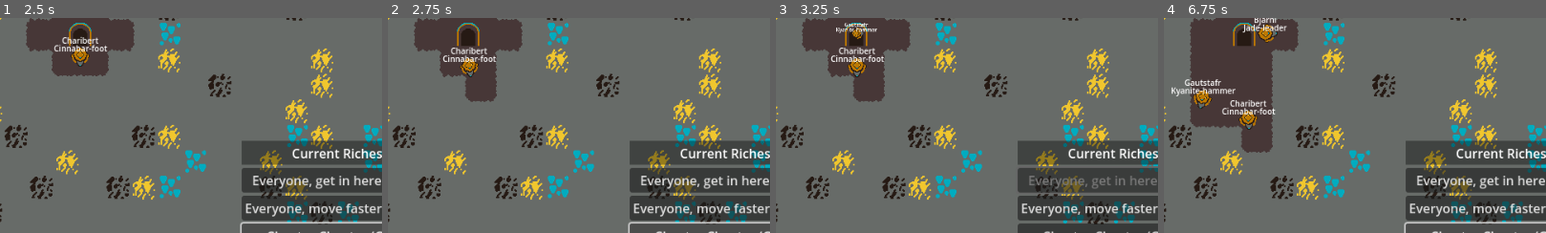
Above: before the commit, frames 1-4 (left to right).
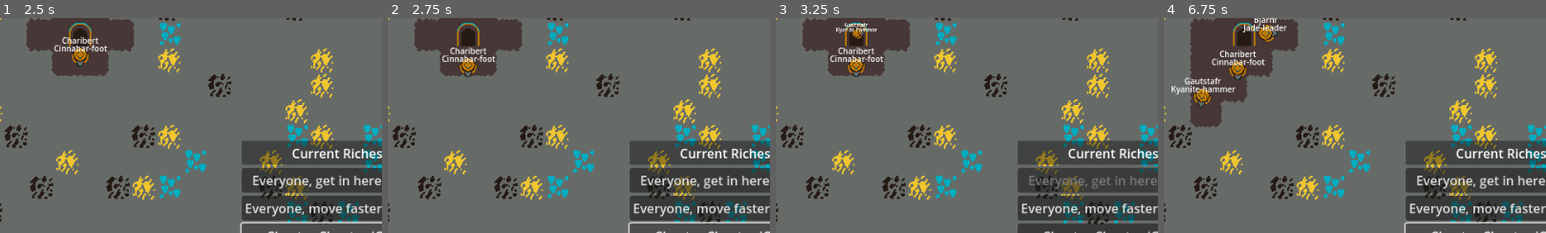
Above: after the commit, the same moments.

Repository: where-fore/dwarves
Game: Godot game, scene res://loose/main_game.tscn
The game is run twice, just before and just after one commit, with the same random seed, the same clock (stepped at 60 frames per second) and the same inputs.
Inputs:
- Up to frame 1 (2.5 s): click "Everyone, get in here! (Costs…" at 0.5 s; click "Everyone, move faster! (Costs…" at 1.25 s; click "Cheater Cheater (Gives 200)" at 2 s
- Up to frame 2 (2.75 s): no input
- Up to frame 3 (3.25 s): click "Everyone, get in here! (Costs…" at 2.75 s
- Up to frame 4 (6.75 s): click "Everyone, move faster! (Costs…" at 3.5 s; click "Cheater Cheater (Gives 200)" at 4.25 s; click "Everyone, get in here! (Costs…" at 5 s; click "Everyone, move faster! (Costs…" at 5.75 s; click "Cheater Cheater (Gives 200)" at 6.5 s
The pictures show only the part of the screen within x 40-90%, y 46-96%; the shares and areas given below are measured in that part.

Frame 1 is identical in both runs. In frame 2, 1.6% of the frame differs, in the area x 14-29%, y 13-40%; in frame 3, 1.5%; in frame 4, 4.7%, in the area x 2-30%, y 15-63%.

Commit message:
you can grab and move em

Diff:
--- a/project/loose/dwarf.gd
+++ b/project/loose/dwarf.gd
@@ -5,11 +5,13 @@
 @export var name_label:Label
 @export var name_label_positioner:Node2D
 @export var selection_highlight_parent:Node2D
+@export var grabbed_highlight_parent:Node2D
 
 var speed:float = 50.0
 
 var spawn_in_animation_timer:float = 1.5
-var active:bool
+var active:bool = false
+var grabbed_by_mouse:bool = false
 
 var follow_cursor:bool = false
 
@@ -25,7 +27,7 @@
 
 func _ready() -> void:
 	selection_highlight_parent.visible = false
-	active = false
+	grabbed_highlight_parent.visible = false
 	scale = Vector2.ZERO
 
 	spawn_in_animation()
@@ -45,6 +47,8 @@
 		process_movement()
 
 func process_mining() -> void:
+	if grabbed_by_mouse: return
+
 	if mining_cooldown <= 0:
 		for raycast:RayCast2D in mining_detection_raycasts:
 			if raycast.is_colliding():
@@ -64,12 +68,13 @@
 
 
 func process_movement() -> void:
-	if follow_cursor:
-		navigation_agent_2d.target_position = get_global_mouse_position()
-	else:
-		if redirect_cooldown <= 0:
-			redirect_cooldown = redirect_cooldown_reset
-			set_movement_goal()
+	if grabbed_by_mouse:
+		global_position = global_position.lerp(get_global_mouse_position(), 0.2)
+		return
+
+	if redirect_cooldown <= 0:
+		redirect_cooldown = redirect_cooldown_reset
+		set_movement_goal()
 
 	if not current_movement_goal: set_movement_goal()
 	if current_movement_goal.distance_to(global_position) <= 20: set_movement_goal()
@@ -120,3 +125,10 @@
 #on mouse click: active = false. follow mouse = true. in physics process, add: if follow mouse, then position = mouse position
 #on mouse click: if not active: follow mouse = false, active = true
 #somehow avoid clicking on spawn? maybe use two levels of "active" access
+#on click, if selection highlight and active: attach to mouse
+
+
+func _on_input_event(_viewport: Node, event: InputEvent, _shape_idx: int) -> void:
+	if event is InputEventMouseButton and event.is_pressed():
+		grabbed_by_mouse = !grabbed_by_mouse
+		grabbed_highlight_parent.visible = grabbed_by_mouse
--- a/project/loose/dwarf.tscn
+++ b/project/loose/dwarf.tscn
@@ -7,7 +7,7 @@
 radius = 16.0
 
 [sub_resource type="Gradient" id="Gradient_t5v1m"]
-colors = PackedColorArray(0.85, 0.74233335, 0.04250001, 0.96862745, 0.03137255, 0.03137255, 0.03137255, 0)
+colors = PackedColorArray(0.85, 0.36550006, 0.04250001, 1, 0.03137255, 0.03137255, 0.03137255, 0)
 
 [sub_resource type="GradientTexture2D" id="GradientTexture2D_kq2vr"]
 gradient = SubResource("Gradient_t5v1m")
@@ -15,15 +15,16 @@
 height = 32
 fill = 1
 fill_from = Vector2(0.5, 0.5)
-fill_to = Vector2(0.4, 0)
+fill_to = Vector2(0.8, 0)
 
-[node name="Dwarf" type="CharacterBody2D" node_paths=PackedStringArray("mining_detection_raycasts", "name_label", "name_label_positioner", "selection_highlight_parent")]
+[node name="Dwarf" type="CharacterBody2D" node_paths=PackedStringArray("mining_detection_raycasts", "name_label", "name_label_positioner", "selection_highlight_parent", "grabbed_highlight_parent")]
 input_pickable = true
 script = ExtResource("1_t5v1m")
-mining_detection_raycasts = [NodePath("RayCast2D"), NodePath("RayCast2D2"), NodePath("RayCast2D3")]
+mining_detection_raycasts = [NodePath("MiningHighLeft"), NodePath("MiningLowRight"), NodePath("MiningCentral")]
 name_label = NodePath("LabelPosition/NameLabel")
 name_label_positioner = NodePath("LabelPosition")
 selection_highlight_parent = NodePath("SelectionHighlight")
+grabbed_highlight_parent = NodePath("GrabbedHighlight")
 
 [node name="Sprite2D" type="Sprite2D" parent="."]
 rotation = -1.5707964
@@ -36,14 +37,17 @@
 [node name="CollisionShape2D" type="CollisionShape2D" parent="."]
 shape = SubResource("CircleShape2D_t5v1m")
 
-[node name="RayCast2D" type="RayCast2D" parent="."]
-target_position = Vector2(16, -16)
+[node name="MiningHighLeft" type="RayCast2D" parent="."]
+position = Vector2(-5, 0)
+target_position = Vector2(18, -14)
 
-[node name="RayCast2D2" type="RayCast2D" parent="."]
-target_position = Vector2(16, 16)
+[node name="MiningLowRight" type="RayCast2D" parent="."]
+position = Vector2(-5, 0)
+target_position = Vector2(18, 14)
 
-[node name="RayCast2D3" type="RayCast2D" parent="."]
-target_position = Vector2(22, 0)
+[node name="MiningCentral" type="RayCast2D" parent="."]
+position = Vector2(-5, 0)
+target_position = Vector2(26, 0)
 
 [node name="LabelPosition" type="Node2D" parent="."]
 
@@ -68,8 +72,11 @@
 vertical_alignment = 1
 
 [node name="SelectionHighlight" type="Sprite2D" parent="."]
-visible = false
 texture = SubResource("GradientTexture2D_kq2vr")
 
+[node name="GrabbedHighlight" type="Sprite2D" parent="."]
+texture = SubResource("GradientTexture2D_kq2vr")
+
+[connection signal="input_event" from="." to="." method="_on_input_event"]
 [connection signal="mouse_entered" from="." to="." method="_on_mouse_entered"]
 [connection signal="mouse_exited" from="." to="." method="_on_mouse_exited"]
Not shown, changed: dwarves to do.txt
